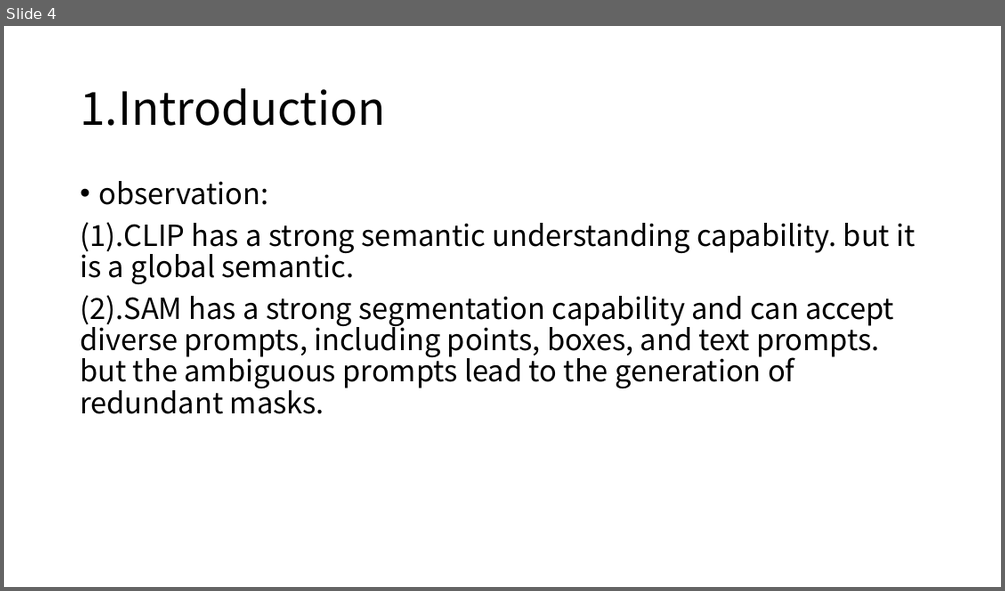
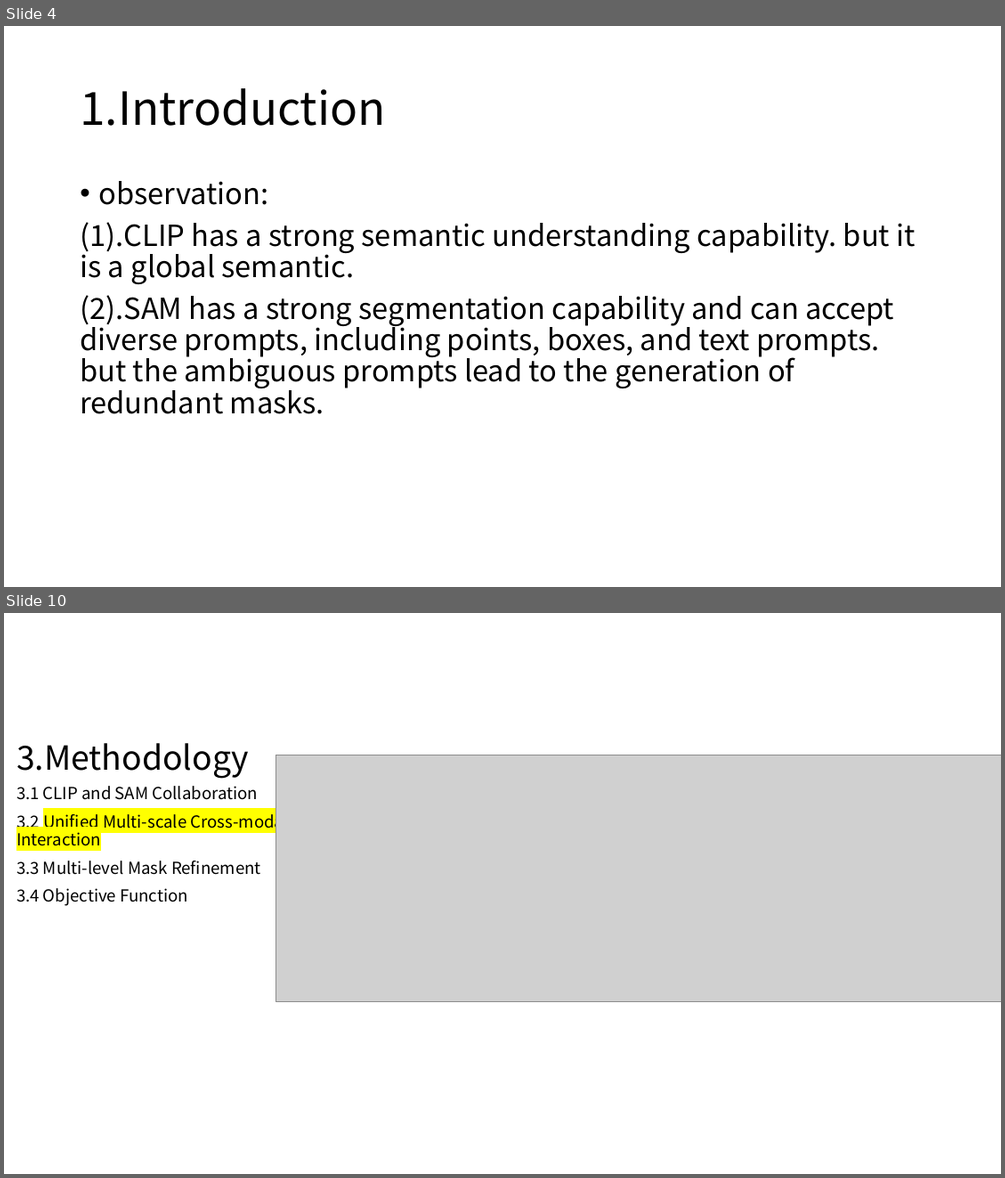
Before and after one commit to wushengxin2012/fileRepository, a slide deck: SAM-CLIP-2401.12665v2.pptx. Shown one above the other, each under a label of ours: slide 4 before the commit, slides 4 and 10 after it; the slides between them are not shown. The pictures are 1005x591 and 1005x1178 pixels, drawn with LibreOffice and Linux fonts; fonts in the diff are those of the drawing; grey boxes stand for pictures. Boxes give left, top, right and bottom in pixels: in the first picture for what was removed or moved away, otherwise in the second. Text is boxed around its words. In the diff, an @@ line names an element or a change of style, - is before the commit and + after.

```diff
--- a/SAM-CLIP-2401.12665v2.pptx
+++ b/SAM-CLIP-2401.12665v2.pptx
@@ slide 10 added at (4,613,1001,1174), background #FFFFFF @@
@@ title added at (16,743,249,779), 32 pt, text #000000 @@
+3.Methodology
@@ picture added at (276,755,1001,1002) @@
@@ text added at (16,786,289,906), 16 pt, text #000000 @@
+3.1 CLIP and SAM Collaboration
+3.2 Unified Multi-scale Cross-modal Interaction
+3.3 Multi-level Mask Refinement
+3.4 Objective Function
```
Also in this commit, not shown: 7 other slides added, 2 other files.
